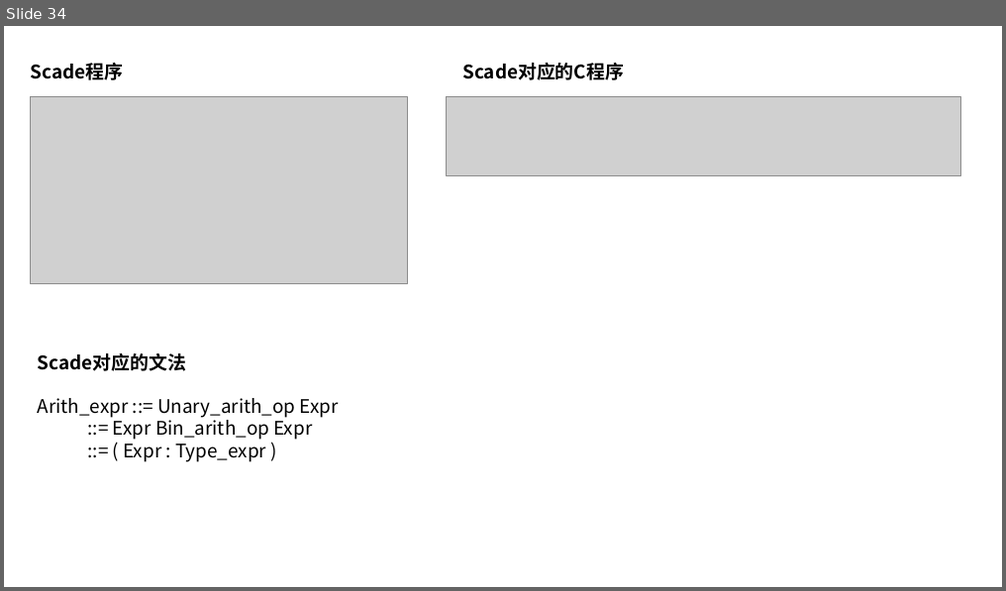
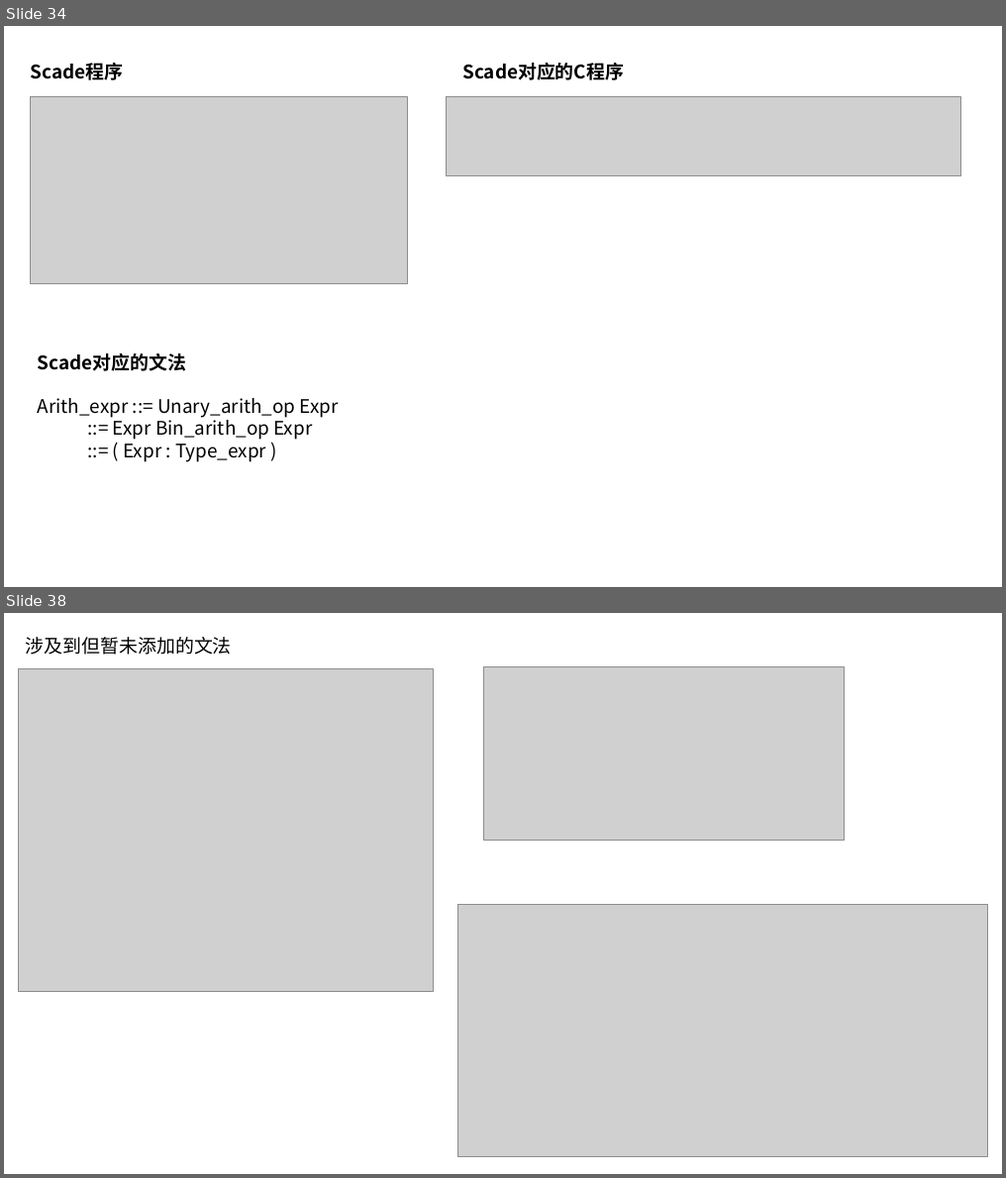
Before and after one commit to 6kuai300gmbzhc/SCADE2C, a slide deck: docs/scade.pptx. Shown one above the other, each under a label of ours: slide 34 before the commit, slides 34 and 38 after it; the slides between them are not shown. The pictures are 1006x591 and 1006x1178 pixels, drawn with LibreOffice and Linux fonts; fonts in the diff are those of the drawing; grey boxes stand for pictures. Boxes give left, top, right and bottom in pixels: in the first picture for what was removed or moved away, otherwise in the second. Text is boxed around its words. In the diff, an @@ line names an element or a change of style, - is before the commit and + after.

```diff
--- a/docs/scade.pptx
+++ b/docs/scade.pptx
@@ slide 38 added at (4,613,1002,1174), background #FFFFFF @@
@@ text added at (26,637,232,655), 18 pt, text #000000 @@
+涉及到但暂未添加的文法
@@ picture added at (18,669,433,992) @@
@@ picture added at (484,666,844,840) @@
@@ picture added at (457,905,988,1157) @@
```
Also in this commit, not shown: 4 other slides added, 1 slide removed, 23 other files.
